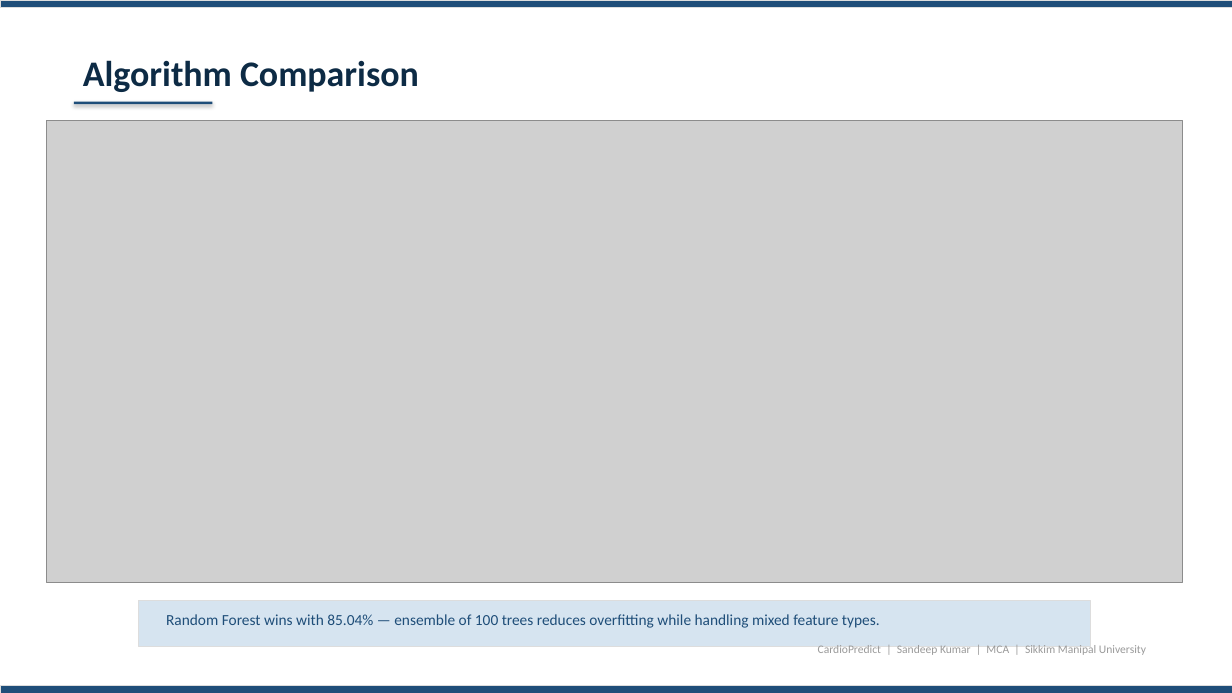
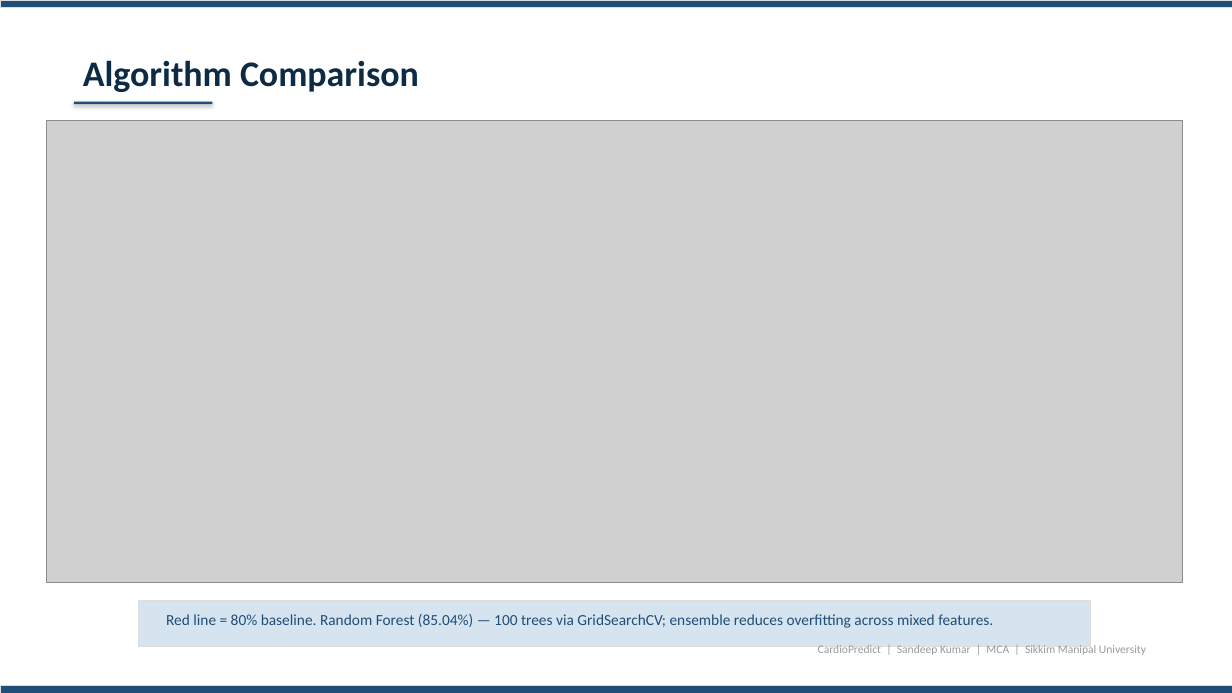
Before and after one commit to sandeeep-kr/HeartDiseaseProject, a slide deck: slide 7 of CardioPredict_Presentation.pptx. Drawn at 1232x693 pixels with LibreOffice and Linux fonts; fonts in the diff are those of the drawing; grey boxes stand for pictures. Boxes give left, top, right and bottom in pixels: in the first picture for what was removed or moved away, otherwise in the second. Text is boxed around its words. In the diff, an @@ line names an element or a change of style, - is before the commit and + after.

Commit message:
Defense-ready PPT: 80% baseline, GridSearchCV, high-contrast CM, Docker callout, Security highlight

```diff
--- a/CardioPredict_Presentation.pptx
+++ b/CardioPredict_Presentation.pptx
@@ text at <box>166,614,993,628</box>: text changed @@
-Random Forest wins with 85.04% — ensemble of 100 trees reduces overfitting while handling mixed feature types.
+Red line = 80% baseline. Random Forest (85.04%) — 100 trees via GridSearchCV; ensemble reduces overfitting across mixed features.
```
Also in this commit, not shown: 4 other slides changed.
